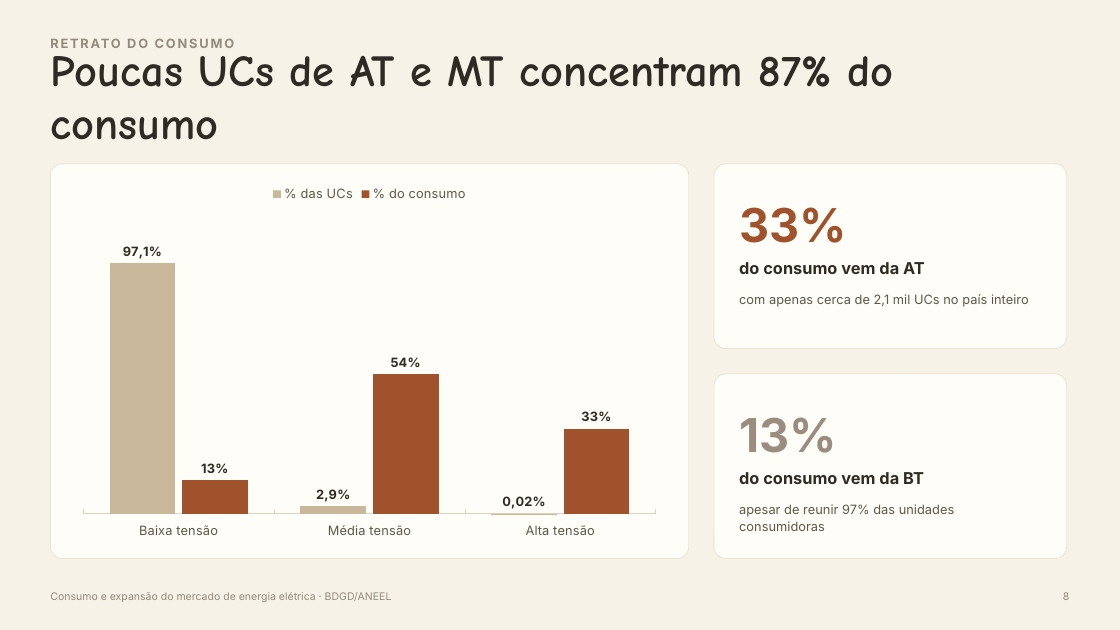
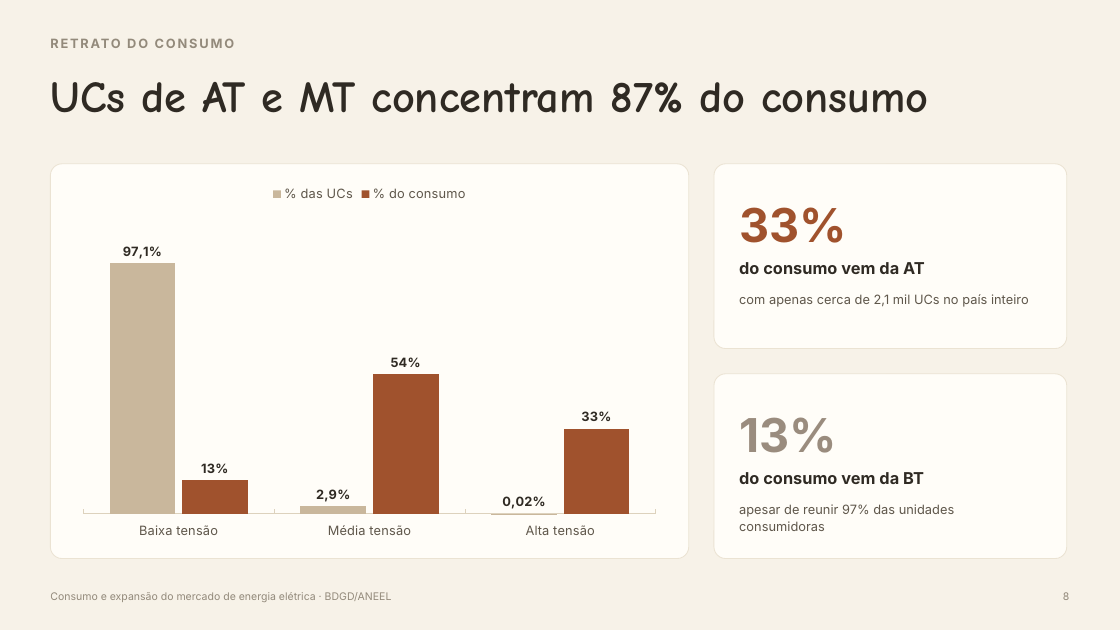
Before and after one commit to lucas-men-nobrega/TCC_projeto, a slide deck: slide 8 of apresentacao/Apresentacao_TCC_v2.pptx. Drawn at 1120x630 pixels with LibreOffice and Linux fonts; fonts in the diff are those of the drawing. Boxes give left, top, right and bottom in pixels: in the first picture for what was removed or moved away, otherwise in the second. Text is boxed around its words. In the diff, an @@ line names an element or a change of style, - is before the commit and + after.

```diff
--- a/apresentacao/Apresentacao_TCC_v2.pptx
+++ b/apresentacao/Apresentacao_TCC_v2.pptx
@@ text at [50, 82, 929, 113]: text changed @@
-Poucas UCs de AT e MT concentram 87% do consumo
+UCs de AT e MT concentram 87% do consumo
```
Also in this commit, not shown: 16 other slides changed, 2 slides added, 3 slides removed, 4 other files.
